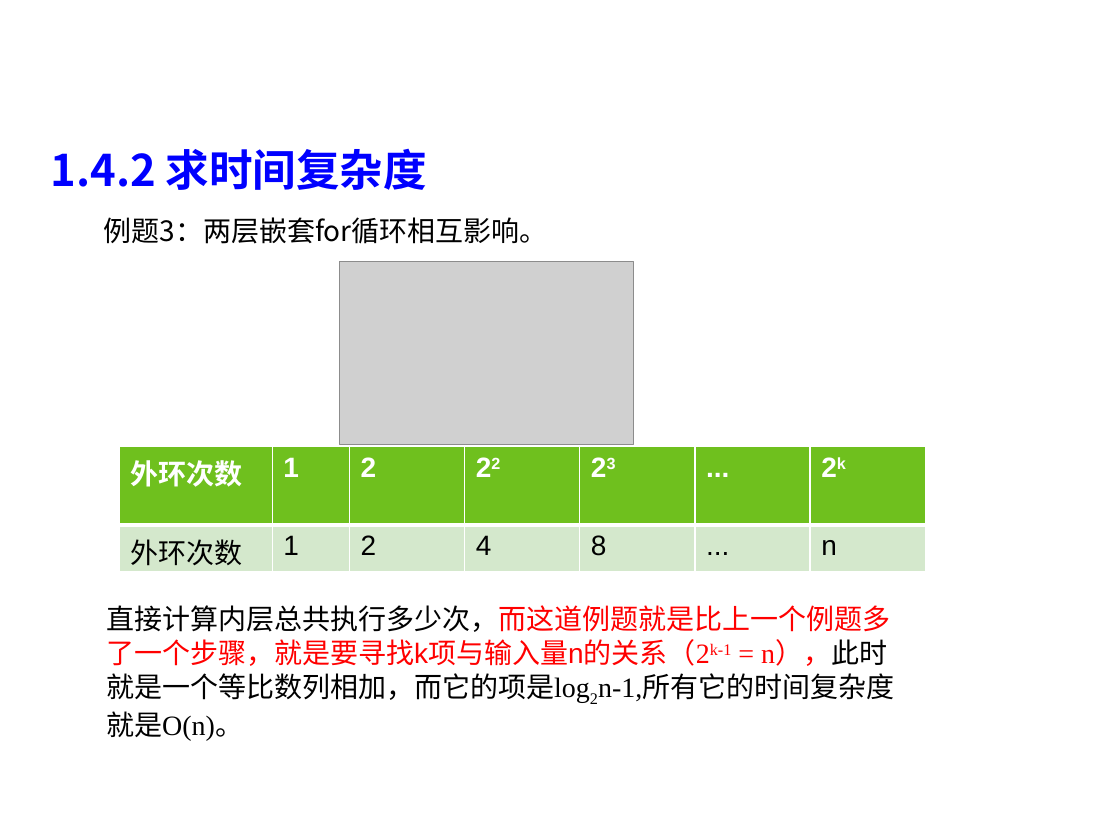
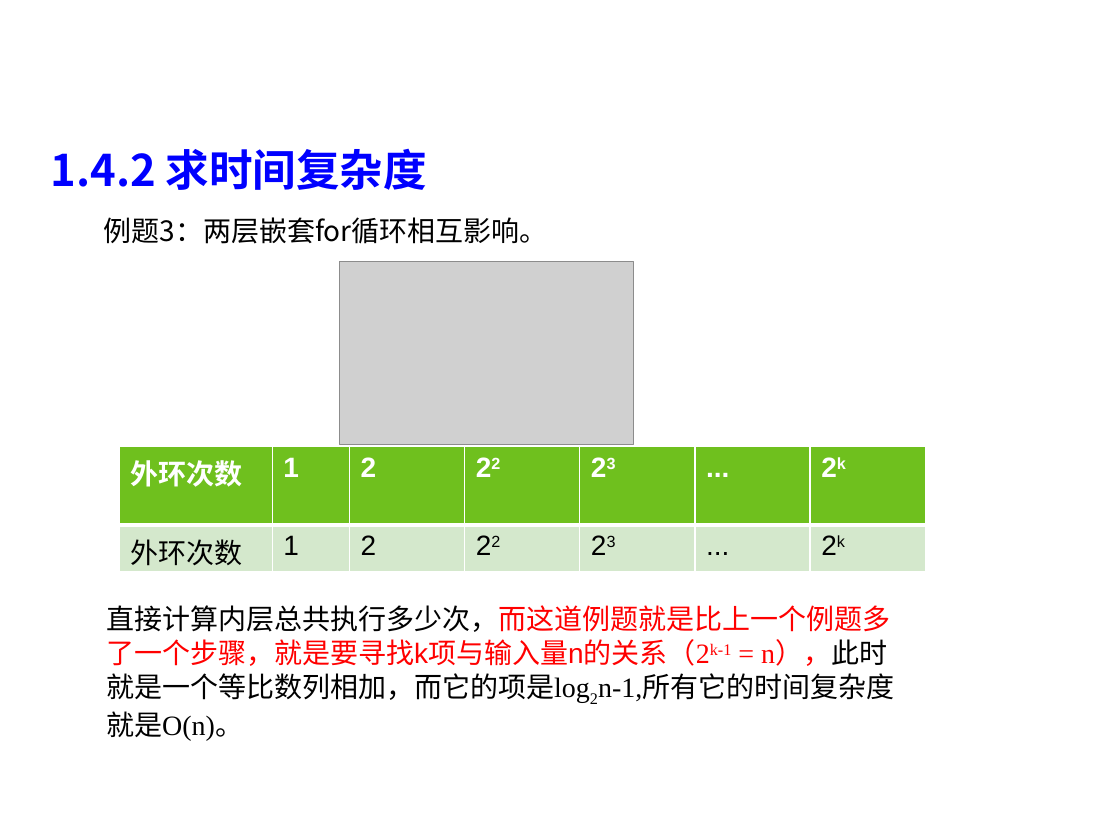
Before and after one commit to liutongling/DP, a slide deck: slide 23 of file/第1章 概论.pptx. Drawn at 1120x840 pixels with LibreOffice and Linux fonts; fonts in the diff are those of the drawing; grey boxes stand for pictures; background and template pictures are left out. Boxes give left, top, right and bottom in pixels: in the first picture for what was removed or moved away, otherwise in the second. Text is boxed around its words. In the diff, an @@ line names an element or a change of style, - is before the commit and + after.

```diff
--- a/file/第1章 概论.pptx
+++ b/file/第1章 概论.pptx
@@ table at [119, 447, 926, 572] @@
-row 2: 外环次数 | 1 | 2 | 4 | 8 | ... | n
+row 2: 外环次数 | 1 | 2 | 22 | 23 | ... | 2k
```
Also in this commit, not shown: 3 other slides changed.
